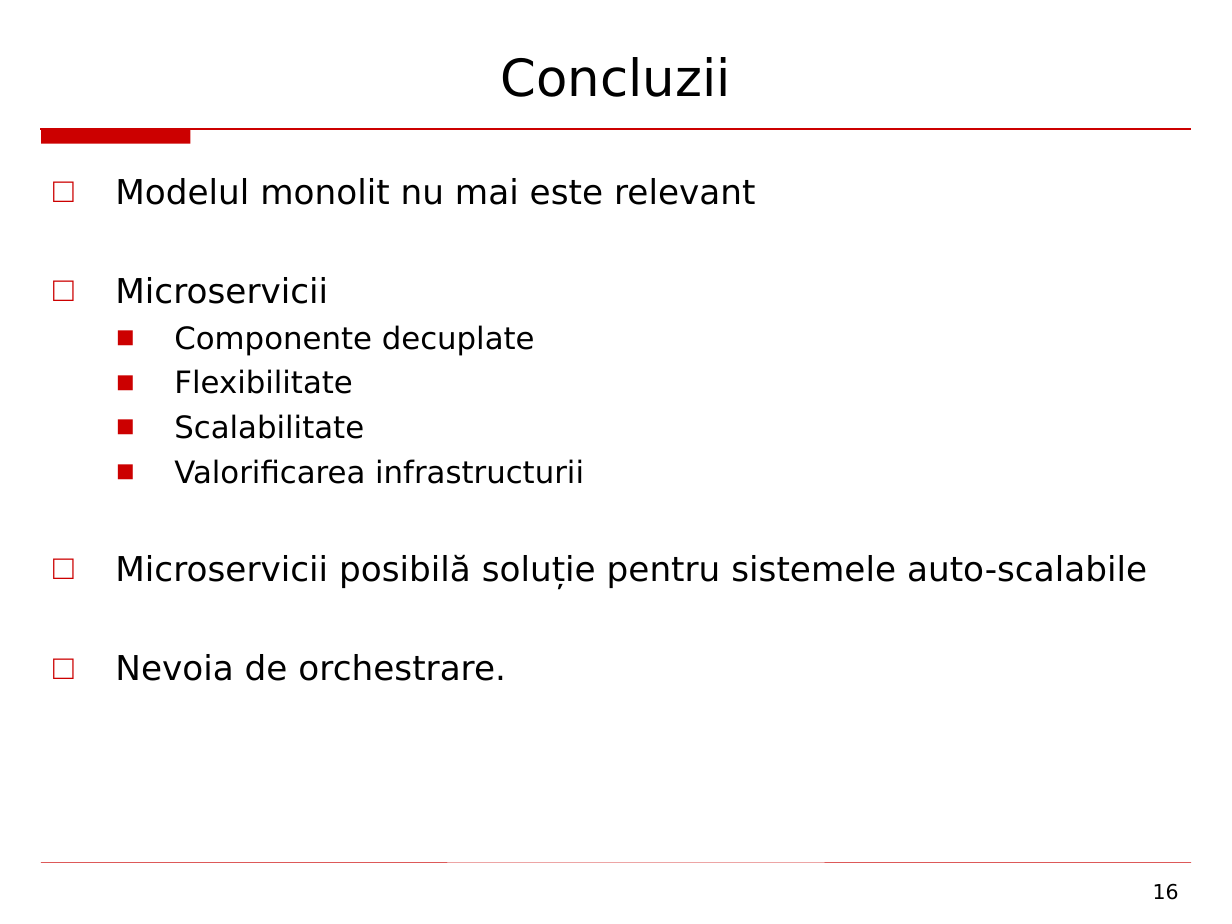
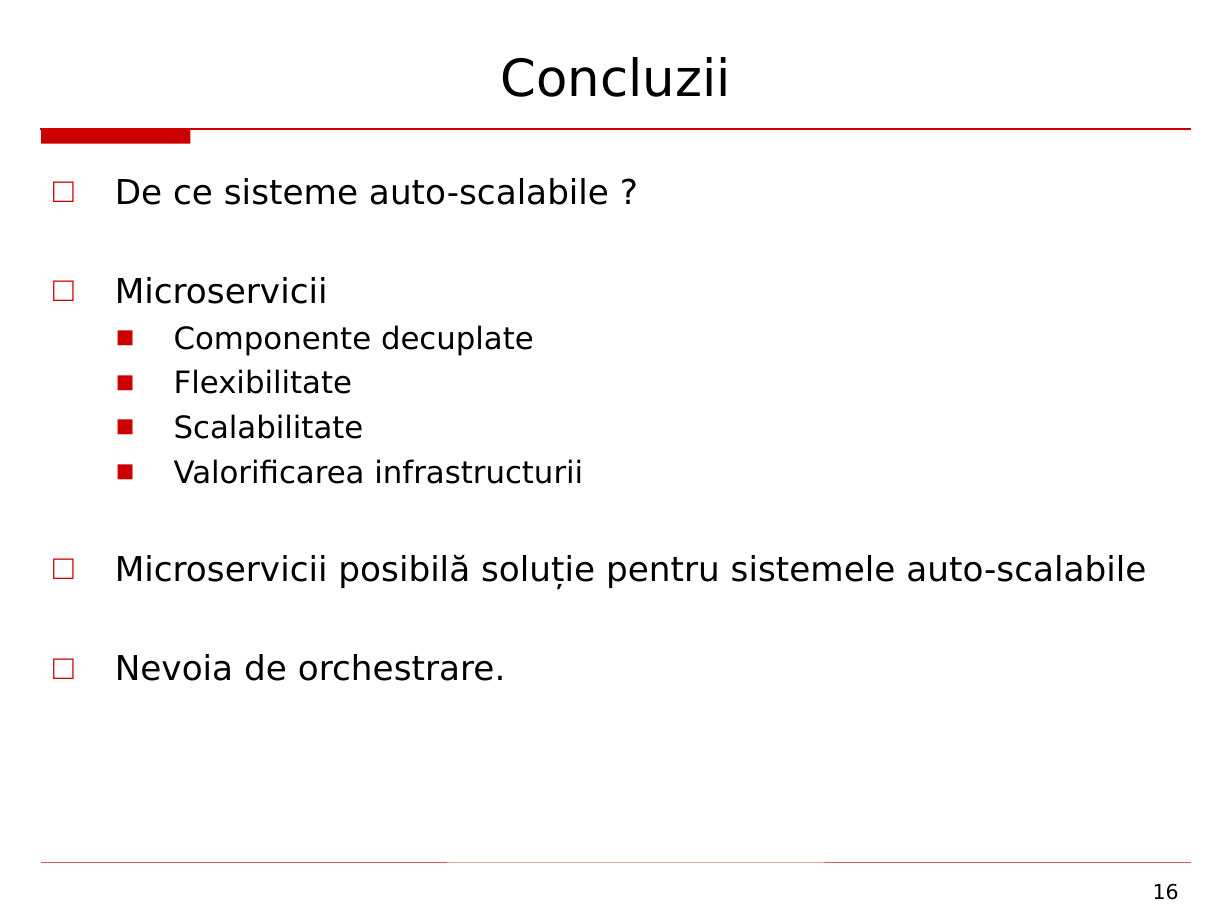
Before and after one commit to amihaescu/dizertatie, a slide deck: slide 16 of andrei.mihaescu.disertatie.2016.ppt. Drawn at 1232x924 pixels with LibreOffice and Linux fonts; fonts in the diff are those of the drawing. Boxes give left, top, right and bottom in pixels: in the first picture for what was removed or moved away, otherwise in the second. Text is boxed around its words. In the diff, an @@ line names an element or a change of style, - is before the commit and + after.

```diff
--- a/andrei.mihaescu.disertatie.2016.ppt
+++ b/andrei.mihaescu.disertatie.2016.ppt
@@ text at (115,178,609,205): text changed @@
-□ Modelul monolit nu mai este relevant
+□ De ce sisteme auto-scalabile ?
@@ text at (115,277,1146,681): indent changed @@
```
Also in this commit, not shown: 13 other slides changed, 1 slide added, 1 slide removed, 1 other file.
